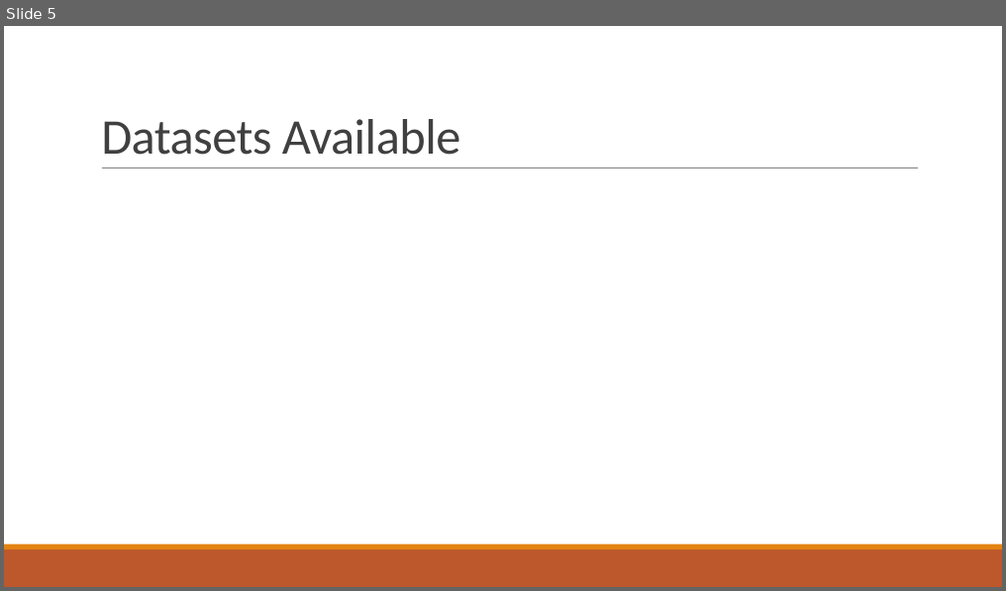
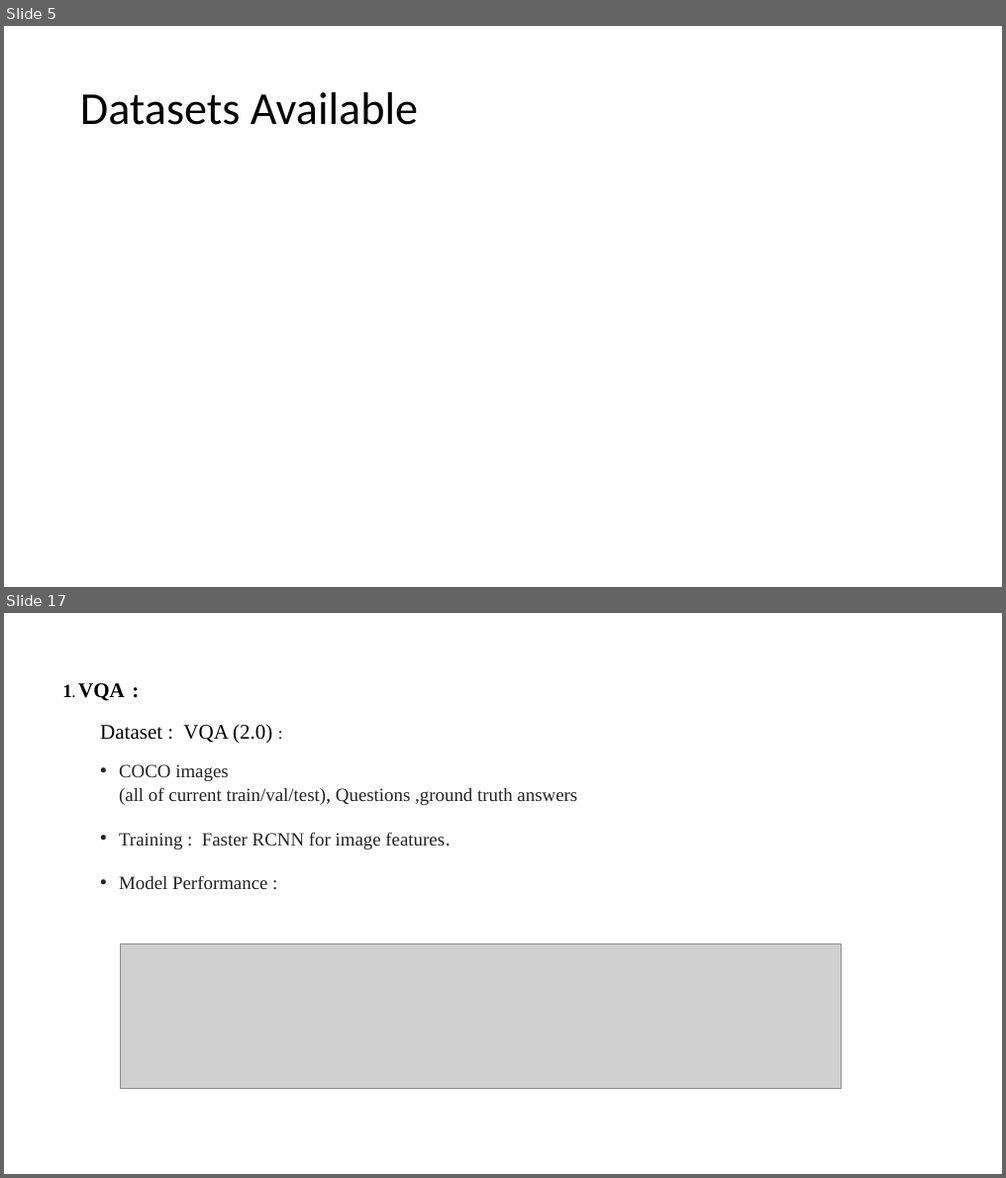
Before and after one commit to VarunBohara/Mini-Project-Documents, a slide deck: Literature Survey.pptx. Shown one above the other, each under a label of ours: slide 5 before the commit, slides 5 and 17 after it; the slides between them are not shown. The pictures are 1006x591 and 1006x1178 pixels, drawn with LibreOffice and Linux fonts; fonts in the diff are those of the drawing; grey boxes stand for pictures. Boxes give left, top, right and bottom in pixels: in the first picture for what was removed or moved away, otherwise in the second. Text is boxed around its words. In the diff, an @@ line names an element or a change of style, - is before the commit and + after.

```diff
--- a/Literature Survey.pptx
+++ b/Literature Survey.pptx
@@ slide 17 added at [4,613,1002,1174], background #FFFFFF @@
@@ text added at [62,683,577,889], 18 pt, text #222222 @@
+1. VQA :
+  Dataset : VQA (2.0) :
+  • COCO images
+    (all of current train/val/test), Questions ,ground truth answers
+• Training : Faster RCNN for image features.
+• Model Performance :
@@ picture added at [120,944,841,1088] @@
@@ slide 5 changed as well @@
@@ title "Datasets Available": place and size @@
-title "Datasets Available" at [101,119,460,155]
+title "Datasets Available" at [80,92,418,125]
@@ title "Datasets Available" at [80,92,418,125]: size 48 to 44 pt, text colour #404040 to #000000, letter spacing -0.5 to 0 pt; line spacing 0.85 to 0.9; vertical alignment bottom to middle @@
@@ line removed from (102, 169) to (918, 169) @@
@@ rectangle removed at [4,550,1002,587] @@
@@ rectangle removed at [4,545,1002,550] @@
```
Also in this commit, not shown: 4 other slides changed, 13 other slides added, 2 slides removed.
